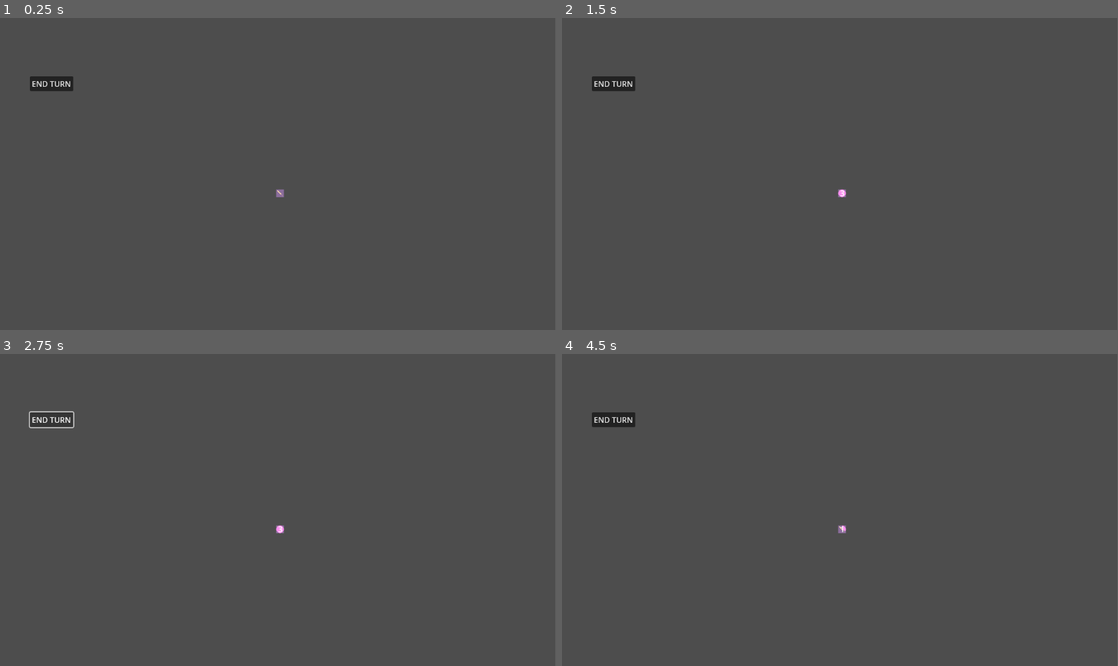
Above: before the commit, frames 1-4 (two rows, left to right).
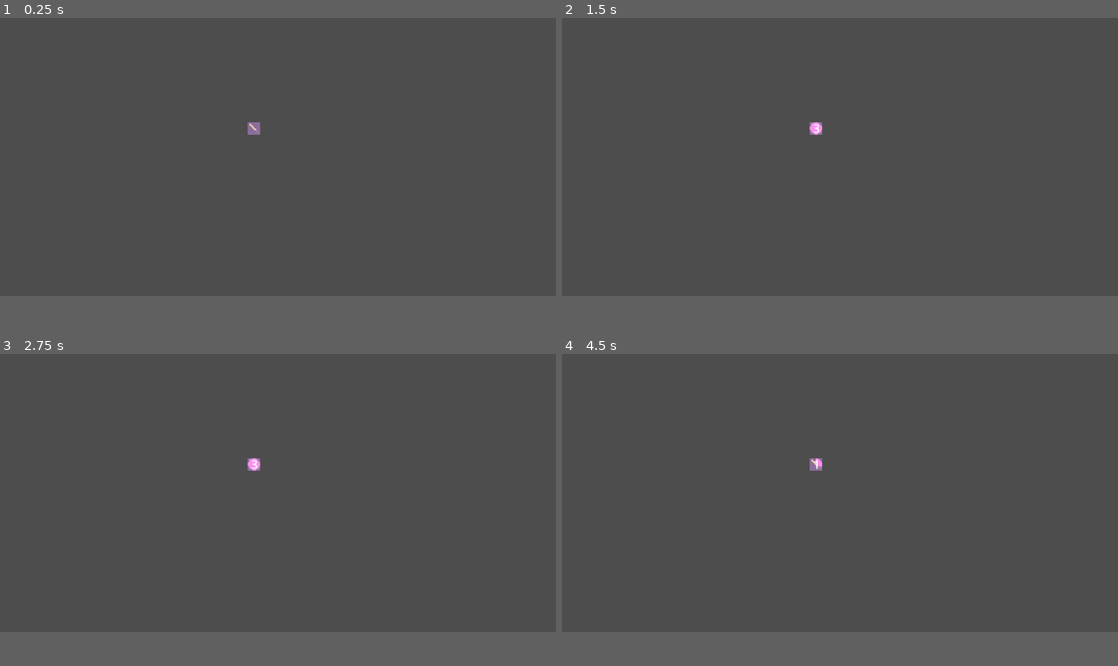
Above: after the commit, the same moments.

Repository: SamuelAlves-23/dungeon-of-shards
Game: Godot game, scene res://testing/testing_scene.tscn
Two runs of this game, one before a commit and one after it. Both use one fixed random seed, a clock stepped at 60 frames per second and the inputs below. The project has no main scene, so this scene is started directly.
Inputs (mouse positions are in pixels of both pictures, inside the frame that each line leads up to; where the layout moved, square brackets give the same spot in the first picture):
- Up to frame 1 (0.25 s): no input
- Up to frame 2 (1.5 s): click (612, 83) at 0.5 s, where only the run before the commit has a clickable "END TURN"; click (823, 152) [845, 198] at 1.25 s
- Up to frame 3 (2.75 s): click (50, 419) at 2 s, where only the run before the commit has a clickable "END TURN"
- Up to frame 4 (4.5 s): click (823, 488) [845, 534] at 2.75 s; click (612, 419) at 3.5 s, where only the run before the commit has a clickable "END TURN"; click (823, 488) [845, 534] at 4.25 s
In our replay, the window is 799x449 before the commit and 800x400 after it. These sizes can differ from the game's own. Grey fills any space a smaller window leaves; there, only what the larger window draws over its background counts as a difference.

The runs differ from the first frame. In frame 1, 0.5% of the frame differs, in the area x 5-52%, y 18-58%; in frame 2, 0.5%; in frame 3, 0.3%; in frame 4, 0.5%.

Commit message:
Skill bar population (in progress)

Diff:
--- a/globals/constants.gd
+++ b/globals/constants.gd
@@ -34,6 +34,7 @@
 }
 
 @onready var stats_resource: UnitStats = preload("uid://2ambiafppxet")
+@onready var skilll_btn_scene: PackedScene = preload("uid://b7lw4cw31pi2t")
 
 #region STAT SCALING
 @onready var hp_const_scale: float = 5
--- a/project.godot
+++ b/project.godot
@@ -19,6 +19,14 @@
 Constants="*res://globals/constants.gd"
 Signals="*res://globals/signals.gd"
 
+[display]
+
+window/size/viewport_width=720
+window/size/viewport_height=360
+window/size/window_width_override=1920
+window/size/window_height_override=1080
+window/stretch/mode="canvas_items"
+
 [rendering]
 
 textures/canvas_textures/default_texture_filter=0
--- a/scenes/unit.tscn
+++ b/scenes/unit.tscn
@@ -1,10 +1,9 @@
-[gd_scene load_steps=8 format=3 uid="uid://cu3da4uc5ucwt"]
+[gd_scene load_steps=7 format=3 uid="uid://cu3da4uc5ucwt"]
 
 [ext_resource type="Script" uid="uid://r4bfca621qni" path="res://scripts/unit.gd" id="1_o7ajc"]
 [ext_resource type="Script" uid="uid://cyej03w47o0yq" path="res://strategies/equipment_strategy.gd" id="3_gic7v"]
 [ext_resource type="Resource" uid="uid://cl5dqb3i5o2y" path="res://data/equipment_stats/longsword_stats/base_longsword.tres" id="4_tb304"]
 [ext_resource type="Script" uid="uid://qysct2fxrfu5" path="res://strategies/effect_strategy.gd" id="5_oee7j"]
-[ext_resource type="PackedScene" uid="uid://n6wj65tbb7lk" path="res://ui/player_ui.tscn" id="5_tb304"]
 
 [sub_resource type="Resource" id="Resource_tb304"]
 script = ExtResource("5_oee7j")
@@ -35,6 +34,4 @@
 offset_bottom = 8.0
 text = "TEST SKILL"
 
-[node name="PlayerUI" parent="." instance=ExtResource("5_tb304")]
-
 [connection signal="pressed" from="Button" to="." method="_on_button_pressed"]
--- a/scripts/player_ui.gd
+++ b/scripts/player_ui.gd
@@ -5,7 +5,12 @@
 @onready var bar_slots: int = 9
 @onready var skills: Array
 
-
+@onready var current_skills: Array
 
 func _on_end_turn_button_pressed() -> void:
 	Signals.turn_ended.emit()
+
+func populate_bar(new_skills: Array) -> void:
+	for skill in new_skills:
+		var new_btn: SkillButton = Constants.skilll_btn_scene.instantiate()
+		new_btn.skill = skill
--- a/testing/testing_scene.tscn
+++ b/testing/testing_scene.tscn
@@ -8,7 +8,7 @@
 [node name="TestingScene" type="Node2D"]
 
 [node name="Player" parent="." node_paths=PackedStringArray("testing_target") instance=ExtResource("1_gs37m")]
-position = Vector2(335, 307)
+position = Vector2(125, 190)
 display_name = "Player"
 testing_skill = ExtResource("2_rx4tx")
 testing_target = NodePath("../Unit2")
@@ -21,7 +21,7 @@
 })
 
 [node name="Unit2" parent="." instance=ExtResource("1_gs37m")]
-position = Vector2(711, 318)
+position = Vector2(597, 216)
 display_name = "Sample enemy"
 char_stats = Dictionary[int, int]({
 0: 10,
@@ -36,7 +36,7 @@
 enemies = [NodePath("../Unit2")]
 
 [node name="SkillButton" parent="." instance=ExtResource("4_bsox1")]
-offset_left = 573.0
-offset_top = 356.0
-offset_right = 573.0
-offset_bottom = 356.0
+offset_left = 321.0
+offset_top = 135.0
+offset_right = 321.0
+offset_bottom = 135.0
--- a/ui/player_ui.tscn
+++ b/ui/player_ui.tscn
@@ -1,6 +1,7 @@
-[gd_scene load_steps=2 format=3 uid="uid://n6wj65tbb7lk"]
+[gd_scene load_steps=3 format=3 uid="uid://n6wj65tbb7lk"]
 
 [ext_resource type="Script" uid="uid://x4j41033ig2s" path="res://scripts/player_ui.gd" id="1_cfom6"]
+[ext_resource type="Texture2D" uid="uid://cm1o6sw5x40yg" path="res://assets/placeholders/skill_bar.png" id="2_vq5xy"]
 
 [node name="PlayerUI" type="CanvasLayer"]
 script = ExtResource("1_cfom6")
@@ -11,6 +12,10 @@
 offset_right = 40.0
 offset_bottom = 40.0
 
+[node name="SkillBar" type="Sprite2D" parent="Control"]
+position = Vector2(361, 288)
+texture = ExtResource("2_vq5xy")
+
 [node name="EndTurnButton" type="Button" parent="Control"]
 layout_mode = 0
 offset_left = 62.0
@@ -19,16 +24,4 @@
 offset_bottom = 152.0
 text = "END TURN"
 
-[node name="SkillBar" type="HBoxContainer" parent="Control"]
-layout_mode = 1
-anchors_preset = 12
-anchor_top = 1.0
-anchor_right = 1.0
-anchor_bottom = 1.0
-offset_top = 577.0
-offset_right = 50.0
-offset_bottom = 608.0
-grow_horizontal = 2
-grow_vertical = 0
-
 [connection signal="pressed" from="Control/EndTurnButton" to="." method="_on_end_turn_button_pressed"]
